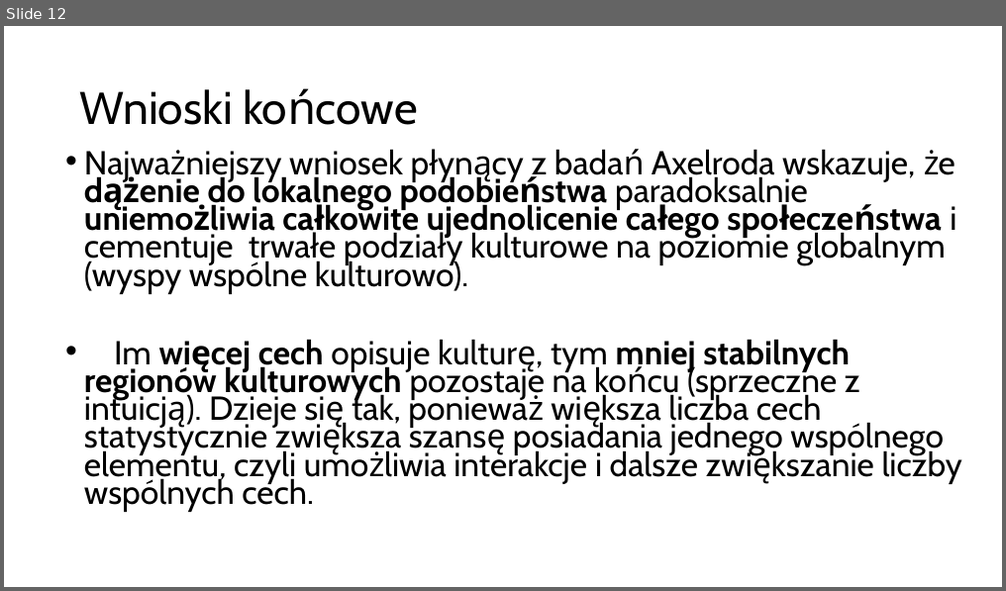
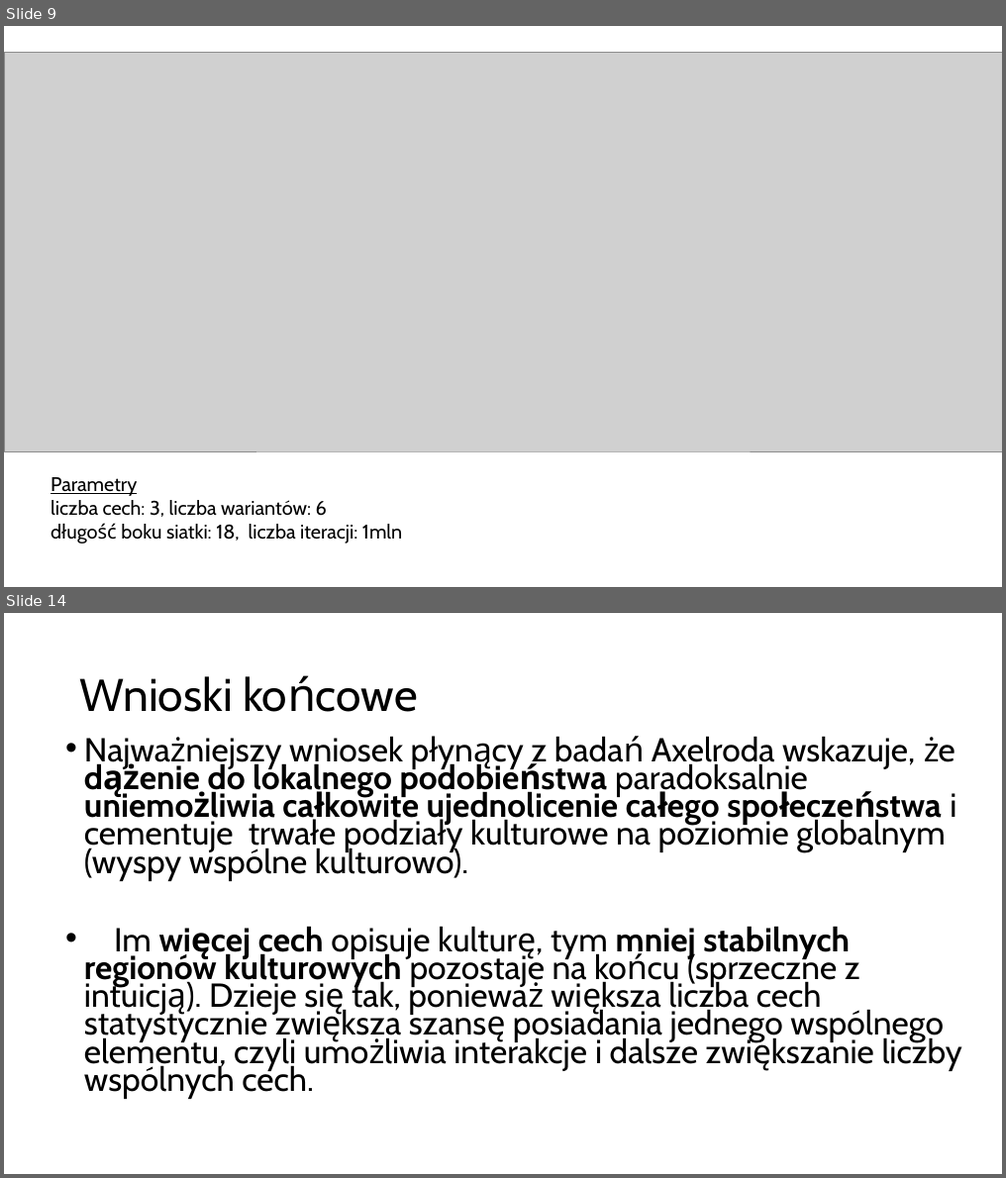
Before and after one commit to Karol-Garbaczewski/Axelrod_model, a slide deck: ModelAxelroda_prezentacja.pptx. Shown one above the other, each under a label of ours: slide 12 before the commit, slides 9 and 14 after it; the slides between them are not shown. The pictures are 1006x591 and 1006x1178 pixels, drawn with LibreOffice and Linux fonts; fonts in the diff are those of the drawing; grey boxes stand for pictures. Boxes give left, top, right and bottom in pixels: in the first picture for what was removed or moved away, otherwise in the second. Text is boxed around its words. In the diff, an @@ line names an element or a change of style, - is before the commit and + after.

Commit message:
Wykresy i poprawne parametry pod nimi

```diff
--- a/ModelAxelroda_prezentacja.pptx
+++ b/ModelAxelroda_prezentacja.pptx
@@ slide 9 added at [4,26,1002,587], background #FFFFFF @@
@@ picture added at [4,52,1002,452] @@
@@ text added at [51,477,402,544], 19 pt, text #000000 @@
+Parametry
+liczba cech: 3, liczba wariantów: 6
+długość boku siatki: 18, liczba iteracji: 1mln
@@ what was slide 12 is now slide 14 @@
```
Also in this commit, not shown: 4 slides changed, 5 other slides added, 4 slides removed.
